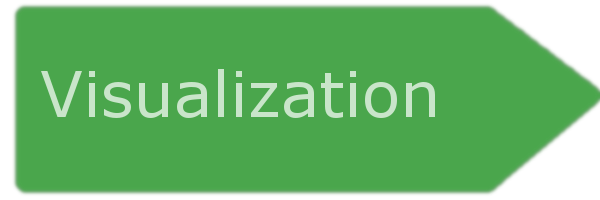
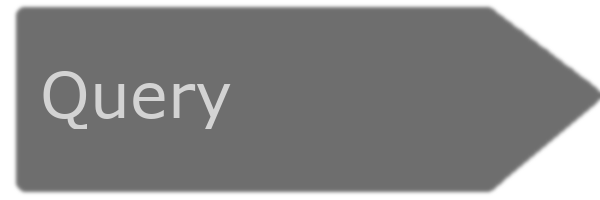
Before/after of a (600, 200) layered artwork. What changed in the layer stack:
added layer "Query" (70%) above "Visualization" over [43,71,231,129]
hid "Visualization" over [41,69,435,118]
hid "Pasted Layer #1" over [12,3,600,196]
